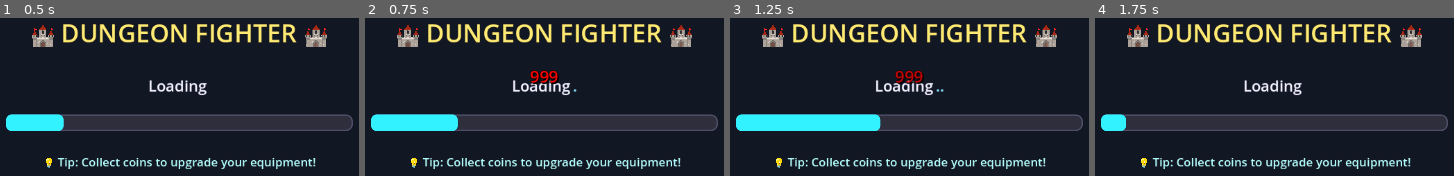
Above: before the commit, frames 1-4 (left to right).
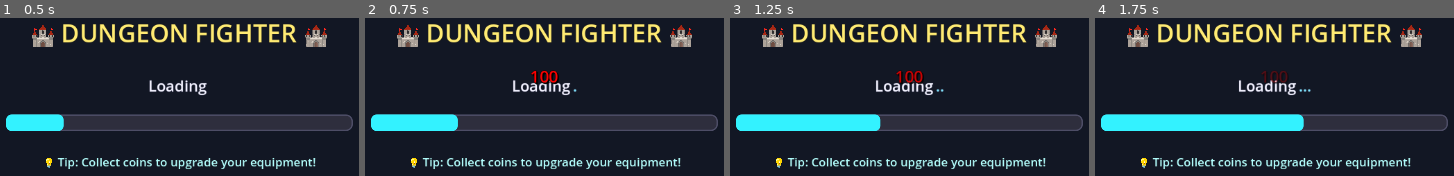
Above: after the commit, the same moments.

Repository: thaner66666666/game-1
Game: Godot game, scene res://Scenes/main.tscn
Two runs of this game, one before a commit and one after it. Both use one fixed random seed, a clock stepped at 60 frames per second and the inputs below.
Inputs (mouse positions are in pixels of both pictures, inside the frame that each line leads up to):
- Up to frame 1 (0.5 s): no input
- Up to frame 2 (0.75 s): tap Enter (ui_accept) at 0.5 s; move the mouse to (720, 76) at 0.52 s; press the mouse at (720, 76) at 0.53 s; hold D (move_right) from 0.53 s (still down)
- Up to frame 3 (1.25 s): keep holding D (move_right); tap Enter (ui_accept) at 0.77, 1.07 s; tap Space (dash) at 0.8 s
- Up to frame 4 (1.75 s): move the mouse to (1112, 120) at 1.27 s; release D (move_right) at 1.28 s; release the mouse at (1112, 120) at 1.28 s; hold S (move_down) from 1.28 s (still down); tap Space (dash) at 1.35 s; tap Enter (ui_accept) at 1.52, 1.55 s

Frame 1 is identical in both runs. In frame 2, 0.4% of the frame differs, in the area x 45-54%, y 33-43%; in frame 3, 0.3%; in frame 4, 6.4%, in the area x 7-61%, y 33-72%.
Error before the commit: Cannot call method 'create_timer' on a null value. (res://dot)

Commit message:
Almost Working Death

Diff:
--- a/dot gds/PlayerCombat.gd
+++ b/dot gds/PlayerCombat.gd
@@ -59,7 +59,8 @@
 	attack_cooldown = player.attack_cooldown if "attack_cooldown" in player else 1.0
 	weapon_animation_player = player.get_node('WeaponAnimationPlayer')
 	if weapon_animation_player:
-		weapon_animation_player.animation_finished.connect(_on_animation_finished)
+		if not weapon_animation_player.is_connected("animation_finished", _on_animation_finished):
+			weapon_animation_player.animation_finished.connect(_on_animation_finished)
 	_setup_hand_references()
 	# --- Audio setup ---
 	punch_sounds = []
--- a/dot gds/player.gd
+++ b/dot gds/player.gd
@@ -49,6 +49,7 @@
 # Player state
 var is_dead := false
 var nearby_weapon_pickup = null
+@onready var death_timer: Timer
 
 # --- Health System Component ---
 # Removed duplicate declaration of health_component
@@ -103,41 +104,21 @@
 		return
 	if not movement_component:
 		push_warning("⚠️ MovementComponent not found! Movement may not work.")
-	# Connect death signal with error checking
-	if health_component.has_signal("player_died"):
-		if not health_component.is_connected("player_died", _on_player_died):
-			health_component.player_died.connect(_on_player_died)
-			print("✅ Death signal connected successfully")
-		else:
-			print("⚠️ Death signal already connected")
-	else:
-		push_error("❌ HealthComponent missing 'player_died' signal!")
-	# Initialize health component with proper starting health
-	var starting_health = 100  # Set your desired starting health here
-	health_component.setup(self, starting_health)
-	print("🔧 Player health initialized with: ", starting_health)
-	# Initialize components
+
+	# Setup health component ONCE
+	if health_component:
+		health_component.setup(self, 100)
+		print("🔧 Health component initialized")
+
+	# Initialize other components...
 	if movement_component and movement_component.has_method("initialize"):
 		movement_component.initialize(self)
 	if combat_component and combat_component.has_method("initialize"):
 		combat_component.initialize(self, movement_component)
-	if stats_component and stats_component.has_method("get_max_health"):
-		health_component.setup(self, stats_component.get_max_health())
-	else:
-		health_component.setup(self, 100)
-	health_component.health_changed.connect(_on_health_changed)
-	health_component.player_died.connect(_on_player_died)
-	health_component.health_depleted.connect(_on_health_depleted)
-	progression_component.setup(self)
-	progression_component.show_level_up_choices.connect(_on_show_level_up_choices)
-	progression_component.stat_choice_made.connect(_on_stat_choice_made)
-	progression_component.xp_changed.connect(_on_xp_changed)
-	progression_component.coin_collected.connect(_on_coin_collected)
-	# Inventory system setup
+	if stats_component and stats_component.has_method("setup"):
+		stats_component.setup(self)
 	if inventory_component and inventory_component.has_method("setup"):
 		inventory_component.setup(self)
-	if stats_component and stats_component.has_method("setup"):
-		stats_component.setup(self)
 	if movement_component and movement_component.has_method("set_animation_settings"):
 		movement_component.set_animation_settings({
 			"body_lean_strength": body_lean_strength,
@@ -146,15 +127,29 @@
 			"foot_step_strength": foot_step_strength,
 			"side_step_modifier": side_step_modifier
 		})
+
+	# Connect signals ONCE at the end
+	if health_component:
+		_connect_signal_safely(health_component, "health_changed", _on_health_changed)
+		_connect_signal_safely(health_component, "player_died", _on_player_died)
+		_connect_signal_safely(health_component, "health_depleted", _on_health_depleted)
+		print("✅ All health signals connected")
+
 	if movement_component:
-		movement_component.dash_charges_changed.connect(_on_dash_charges_changed)
-		movement_component.hand_animation_update.connect(_on_hand_animation_update)
-		movement_component.foot_animation_update.connect(_on_foot_animation_update)
-		movement_component.animation_state_changed.connect(_on_animation_state_changed)
-		movement_component.body_animation_update.connect(_on_body_animation_update)
+		_connect_signal_safely(movement_component, "dash_charges_changed", _on_dash_charges_changed)
+		_connect_signal_safely(movement_component, "hand_animation_update", _on_hand_animation_update)
+		_connect_signal_safely(movement_component, "foot_animation_update", _on_foot_animation_update)
+		_connect_signal_safely(movement_component, "animation_state_changed", _on_animation_state_changed)
+		_connect_signal_safely(movement_component, "body_animation_update", _on_body_animation_update)
 	if combat_component:
-		combat_component.attack_state_changed.connect(_on_combat_attack_state_changed)
-	progression_component.level_up_stats.connect(_on_level_up_stats) # Connect missing signal
+		_connect_signal_safely(combat_component, "attack_state_changed", _on_combat_attack_state_changed)
+	if progression_component:
+		_connect_signal_safely(progression_component, "show_level_up_choices", _on_show_level_up_choices)
+		_connect_signal_safely(progression_component, "stat_choice_made", _on_stat_choice_made)
+		_connect_signal_safely(progression_component, "xp_changed", _on_xp_changed)
+		_connect_signal_safely(progression_component, "coin_collected", _on_coin_collected)
+		_connect_signal_safely(progression_component, "level_up_stats", _on_level_up_stats)
+
 	_reset_blink_timer()
 	var config = CharacterGenerator.generate_random_character_config()
 	CharacterAppearanceManager.create_player_appearance(self, config)
@@ -162,8 +157,14 @@
 	movement_component.reinitialize_feet()
 	Input.joy_connection_changed.connect(_on_controller_connection_changed)
 	_check_initial_controllers()
-	# Add ally command manager
 	_setup_ally_command_manager()
+
+	# Setup death timer
+	death_timer = Timer.new()
+	death_timer.wait_time = 2.0
+	death_timer.one_shot = true
+	add_child(death_timer)
+	death_timer.timeout.connect(_restart_scene)
 
 func _setup_player():
 	add_to_group("player")
@@ -293,73 +294,6 @@
 	if ui:
 		# Make sure UI gets updated with new health values
 		get_tree().call_group("UI", "_on_player_health_changed", current_health, max_health)
-
-# Handles player death: disables input, plays animation/sound, and reloads the scene with error handling.
-# --- Death State Variables ---
-# var is_dead: bool = false  # Removed duplicate declaration; already declared at the top for clarity and to avoid bugs.
-var death_timer: float = 0.0
-const DEATH_RESTART_DELAY := 3.0
-
-# Handles player death: disables controls, plays effects, and starts respawn timer
-func _on_player_died():
-	if is_dead:
-		return  # Prevent multiple death triggers
-	is_dead = true
-	print("💀 Player died! Restarting game...")
-	# Disconnect death signal to prevent double triggers
-	if health_component and health_component.is_connected("player_died", _on_player_died):
-		health_component.player_died.disconnect(_on_player_died)
-	# Disable player controls immediately
-	if movement_component:
-		movement_component.can_move = false
-	# Stop all sounds/animations (add as needed)
-	if get_tree():
-		get_tree().paused = false  # Ensure game isn't paused
-		print("🎵 Playing death animation/sound...")
-		await get_tree().create_timer(1.0).timeout
-		_restart_game()
-	else:
-		push_error("❌ get_tree() is null! Cannot handle death sequence.")
-
-func _restart_game():
-	"""Safely restart the current scene"""
-	var tree = get_tree()
-	if not tree:
-		push_error("❌ SceneTree (get_tree()) is null! Cannot restart.")
-		return
-	print("🔄 Restarting game scene...")
-	var reload_error = tree.reload_current_scene()
-	if reload_error != OK:
-		push_error("❌ Failed to reload scene! Error: " + str(reload_error))
-		# Fallback: try to change to main scene
-		tree.change_scene_to_file("res://main.tscn")
-
-
-	# Mark player as dead
-	is_dead = true
-
-	# Disable player input and movement
-	set_process_input(false)
-	if movement_component:
-		movement_component.set_physics_process(false)
-	if combat_component:
-		combat_component.set_physics_process(false)
-
-	# Play death animation or sound (placeholder)
-	# TODO: Add your death animation or sound here
-	print("\u2620 Player death triggered. Playing animation/sound...")
-
-	# Wait briefly before reloading scene (for animation/sound to play)
-	await get_tree().create_timer(0.7).timeout
-
-	# Godot 4.1+ best practice: reload the current scene to restart on death
-	var scene_tree = get_tree()
-	if scene_tree:
-		var error = scene_tree.reload_current_scene()
-		if error != OK:
-			push_error("Failed to reload scene on player death! Error code: %s" % error)
-	else:
-		push_error("SceneTree not found! Cannot restart on death.")
 
 func _on_health_depleted():
 	# Handle logic when health reaches zero (game over, respawn, etc.)
@@ -560,8 +494,11 @@
 		_spawn_debug_ally()
 	# TEMP: Test instant death for debugging
 	if Input.is_action_just_pressed("ui_accept"):
-		if health_component and health_component.has_method("take_damage"):
-			health_component.take_damage(999)
+		if not is_dead and health_component and health_component.has_method("take_damage"):
+			print("🩸 Debug death triggered")
+			print("Current health before damage: ", health_component.get_health())
+			print("Max health: ", health_component.get_max_health())
+			health_component.take_damage(health_component.get_max_health())
 
 func _spawn_debug_ally():
 	# Check if node is NOT in scene tree before proceeding
@@ -613,17 +550,7 @@
 	movement_component.handle_movement_and_dash(delta)
 	combat_component.handle_attack_input()
 	movement_component.handle_dash_cooldown(delta)
-	_handle_invulnerability(delta)
 	_handle_advanced_blinking(delta)
-
-func _handle_invulnerability(delta: float):
-	var still_invulnerable = health_component.update_invulnerability(delta)
-	if mesh_instance and mesh_instance.material_override:
-		if still_invulnerable:
-			var flash_intensity = sin(health_component.invulnerability_timer * 30) * 0.5 + 0.5
-			mesh_instance.material_override.albedo_color = Color.RED if flash_intensity > 0.5 else Color(0.9, 0.7, 0.6)
-		else:
-			mesh_instance.material_override.albedo_color = Color(0.9, 0.7, 0.6)
 
 func set_character_appearance(config: Dictionary):
 	if mesh_instance and CharacterAppearanceManager:
@@ -734,3 +661,28 @@
 	"""Add controller feedback when commanding allies"""
 	if has_method("add_controller_feedback"):
 		add_controller_feedback(0.3, 0.1) # Light vibration
+
+func _on_player_died():
+	if is_dead:
+		return
+	is_dead = true
+	print("💀 Player died - restarting in 2 seconds...")
+	set_process_input(false)
+	if movement_component:
+		movement_component.set_physics_process(false)
+	if combat_component:
+		combat_component.set_physics_process(false)
+	death_timer.start()
+
+func _restart_scene():
+	var error = get_tree().reload_current_scene()
+	if error != OK:
+		print("❌ Failed to restart scene: ", error)
+
+func _connect_signal_safely(source_object, signal_name: String, target_callable: Callable):
+	if source_object and source_object.has_signal(signal_name):
+		if not source_object.is_connected(signal_name, target_callable):
+			source_object.connect(signal_name, target_callable)
+			print("✅ Connected signal: ", signal_name)
+		else:
+			print("⚠️ Signal already connected: ", signal_name)
